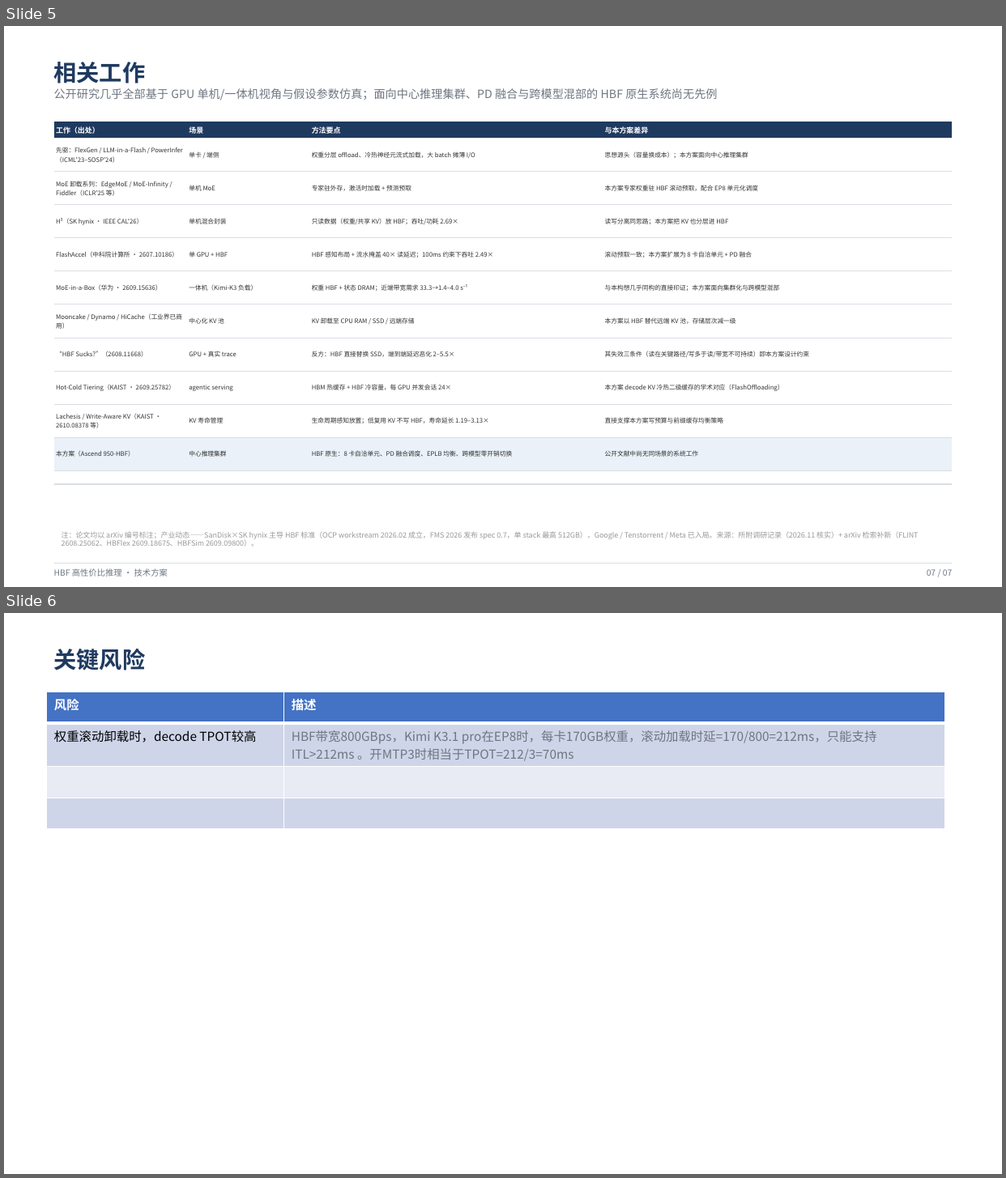
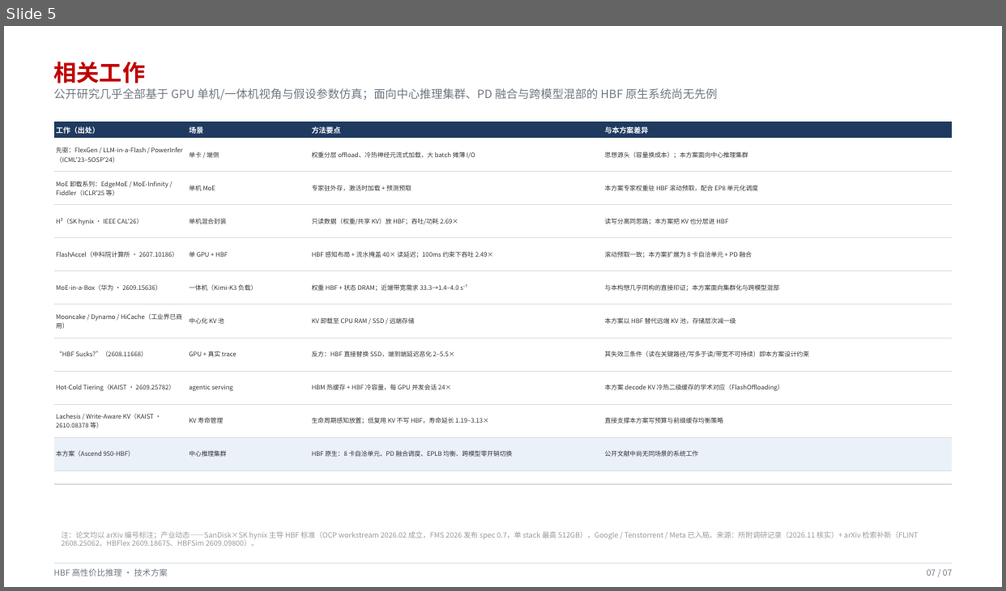
Before and after one commit to xwLearnsLLM/PrefixCacheSurvey, a slide deck: hbf-inference/HBF推理系统构想.pptx. Shown one above the other, each under a label of ours: slides 5 and 6 before the commit, slide 5 after it. The pictures are 1006x1178 and 1006x591 pixels, drawn with LibreOffice and Linux fonts; fonts in the diff are those of the drawing. Boxes give left, top, right and bottom in pixels: in the first picture for what was removed or moved away, otherwise in the second. Text is boxed around its words. In the diff, an @@ line names an element or a change of style, - is before the commit and + after.

```diff
--- a/hbf-inference/HBF推理系统构想.pptx
+++ b/hbf-inference/HBF推理系统构想.pptx
@@ slide 6 removed at (x1=4, y1=613, x2=1002, y2=1174), background #FFFFFF @@
@@ text removed at (x1=54, y1=649, x2=146, y2=671) @@
-关键风险
@@ table removed at (x1=47, y1=692, x2=945, y2=816), 4 rows, 2 columns @@
-风险 | 描述
-权重滚动卸载时，decode TPOT较高 | HBF带宽800GBps，Kimi K3.1 pro在EP8时，每卡170GB权重，滚动加载时延=170/800=212ms，只能支持 ITL>212ms 。开MTP3时相当于TPOT=212/3=70ms
- | 
- | 
@@ slide 5 changed as well @@
@@ text "相关工作" at (x1=54, y1=62, x2=146, y2=84): text colour #1F3A5F to #C00000 @@
```
Also in this commit, not shown: 4 other slides changed, 6 slides added, 1 other slide removed.
